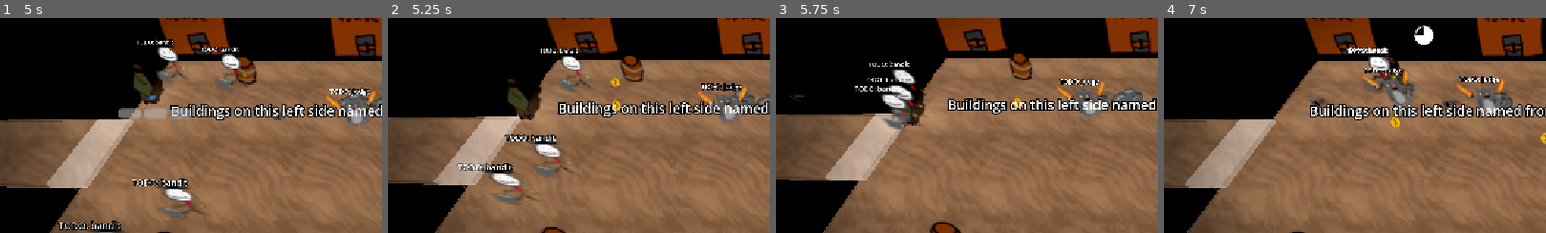
Above: before the commit, frames 1-4 (left to right).
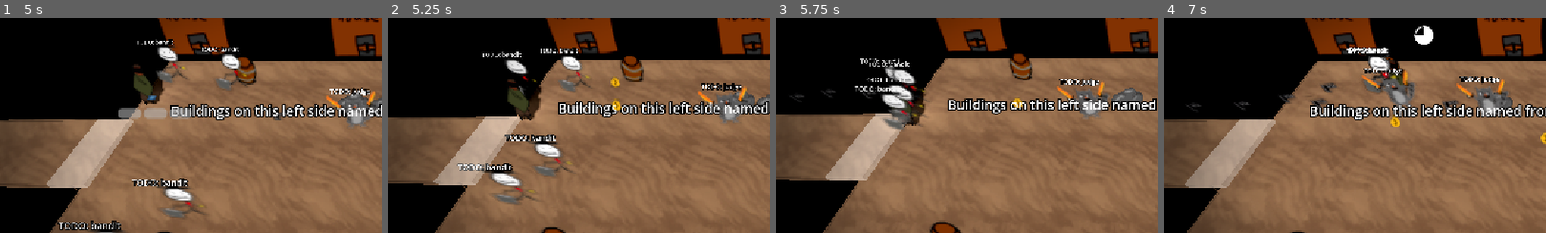
Above: after the commit, the same moments.

Repository: gmuGADIG/DEADSHOT
Game: Godot game, scene res://world/levels/town/level_town_v1.tscn
Two runs of this game, one before a commit and one after it. Both use one fixed random seed, a clock stepped at 60 frames per second and the inputs below. This scene is started directly instead of the project's main scene. The engine's default icon, where the game draws it, is replaced by a stand-in: a white triangle on a blue panel in a dark square. Sound files missing from this copy of the repository are replaced by a short silence.
Inputs (mouse positions are % of the whole screen's width and height, from its top left):
- Up to frame 1 (5 s): move the mouse to (72, 45) at 0.52 s; press the mouse at (72, 45) at 0.53 s; hold D (move_right) 0.53-1.28 s; move the mouse to (30, 55) at 1.27 s; release the mouse at (30, 55) at 1.28 s; hold S (move_down) 1.28-2.03 s; click (30, 55) at 1.35 s; move the mouse to (60, 28) at 2.02 s; hold D (move_right) 2.03-2.78 s; hold E (interact) 2.03-2.78 s; click (60, 28) at 2.3 s; move the mouse to (45, 70) at 2.77 s; hold W (move_up) 2.78-3.53 s; tap Shift (quick_purchase) at 2.85 s; click (45, 70) at 3.05 s; move the mouse to (80, 65) at 3.52 s; press the mouse at (80, 65) at 3.53 s; hold A (move_left) from 3.53 s (still down); tap Space (roll) at 3.6 s; move the mouse to (20, 35) at 4.27 s; release the mouse at (20, 35) at 4.28 s; right-click (20, 35) at 4.35 s; click (20, 35) at 4.55 s
- Up to frame 2 (5.25 s): move the mouse to (55, 50) at 5.02 s; release A (move_left) at 5.03 s; press the mouse at (55, 50) at 5.03 s; hold S (move_down) from 5.03 s (still down)
- Up to frame 3 (5.75 s): keep holding S (move_down)
- Up to frame 4 (7 s): move the mouse to (35, 25) at 5.77 s; release S (move_down) at 5.78 s; release the mouse at (35, 25) at 5.78 s; hold D (move_right) 5.78-6.53 s; click (35, 25) at 5.85 s; move the mouse to (72, 45) at 6.52 s; hold W (move_up) from 6.53 s (still down); hold E (interact) from 6.53 s (still down); click (72, 45) at 6.8 s
The pictures show only the part of the screen within x 0-50%, y 16-66%; the shares and areas given below are measured in that part.

Frame 1 is identical in both runs. In frame 2, 0.5% of the frame differs, in the area x 24-39%, y 15-36%; in frame 3, 0.4%; in frame 4, 0.4%.

Commit message:
refactored sound code

Diff:
--- a/world/enemy/bandit/enemy_bandit.tscn
+++ b/world/enemy/bandit/enemy_bandit.tscn
@@ -15,6 +15,8 @@
 
 [node name="EnemyBandit" instance=ExtResource("1_j1u5n")]
 script = ExtResource("2_jv5hu")
+fire_rate = 1.0
+bullet_speed = 15.0
 
 [node name="Sprite3D" parent="." index="1"]
 transform = Transform3D(1, 0, 0, 0, 0.99794334, 0.06409709, 0, -0.06409709, 0.99794334, 0, 1.6290603, 0.18859816)
@@ -22,6 +24,9 @@
 
 [node name="VisibleOnScreenNotifier3D" type="VisibleOnScreenNotifier3D" parent="." index="3"]
 aabb = AABB(-0.5, 0, -0.5, 1, 1, 1)
+
+[node name="Health" parent="." index="4"]
+max_health = 15
 
 [node name="PlayDeathSound" type="Node3D" parent="Health" index="0"]
 script = ExtResource("4_34fns")
@@ -49,10 +54,13 @@
 [node name="Sounds" type="Node3D" parent="." index="11"]
 
 [node name="BanditDies" parent="Sounds" index="0" instance=ExtResource("5_j5a5e")]
+unique_name_in_owner = true
 
 [node name="BanditFire" parent="Sounds" index="1" instance=ExtResource("6_4xph0")]
+unique_name_in_owner = true
 
 [node name="BanditHurt" parent="Sounds" index="2" instance=ExtResource("7_nwlji")]
+unique_name_in_owner = true
 
 [connection signal="enemy_fired" from="." to="PlayFiredSound" method="_on_enemy_bandit_enemy_fired"]
 [connection signal="screen_entered" from="VisibleOnScreenNotifier3D" to="." method="_on_visible_on_screen_notifier_3d_screen_entered"]
--- a/world/enemy/bandit/play_death_sound.gd
+++ b/world/enemy/bandit/play_death_sound.gd
@@ -1,6 +1,10 @@
 extends Node3D
 
-@onready var deathSound:AudioStreamPlayer3D = $"../../Sounds/BanditDies"
+@onready var deathSound:AudioStreamPlayer3D = %BanditDies
 
 func _on_health_killed() -> void:
+	# lets reparent since we're about to queue_free
+	var gp := deathSound.global_position
+	deathSound.reparent(get_tree().current_scene)
+	deathSound.global_position = gp
 	deathSound.play()
--- a/world/enemy/bandit/play_fired_sound.gd
+++ b/world/enemy/bandit/play_fired_sound.gd
@@ -1,6 +1,6 @@
 extends Node3D
 
-@onready var fireSound:AudioStreamPlayer3D = $"../Sounds/BanditFire"
+@onready var fireSound: AudioStreamPlayer3D = %BanditFire
 
 func _on_enemy_bandit_enemy_fired() -> void:
 	fireSound.play()
--- a/world/enemy/bandit/play_hurt_sound.gd
+++ b/world/enemy/bandit/play_hurt_sound.gd
@@ -1,6 +1,6 @@
 extends Node3D
 
-@onready var hurtSound:AudioStreamPlayer3D = $"../../Sounds/BanditHurt"
+@onready var hurtSound:AudioStreamPlayer3D = %BanditHurt
 
 func _on_hurtbox_was_hit(dmg: DamageInfo) -> void:
 	hurtSound.play();
